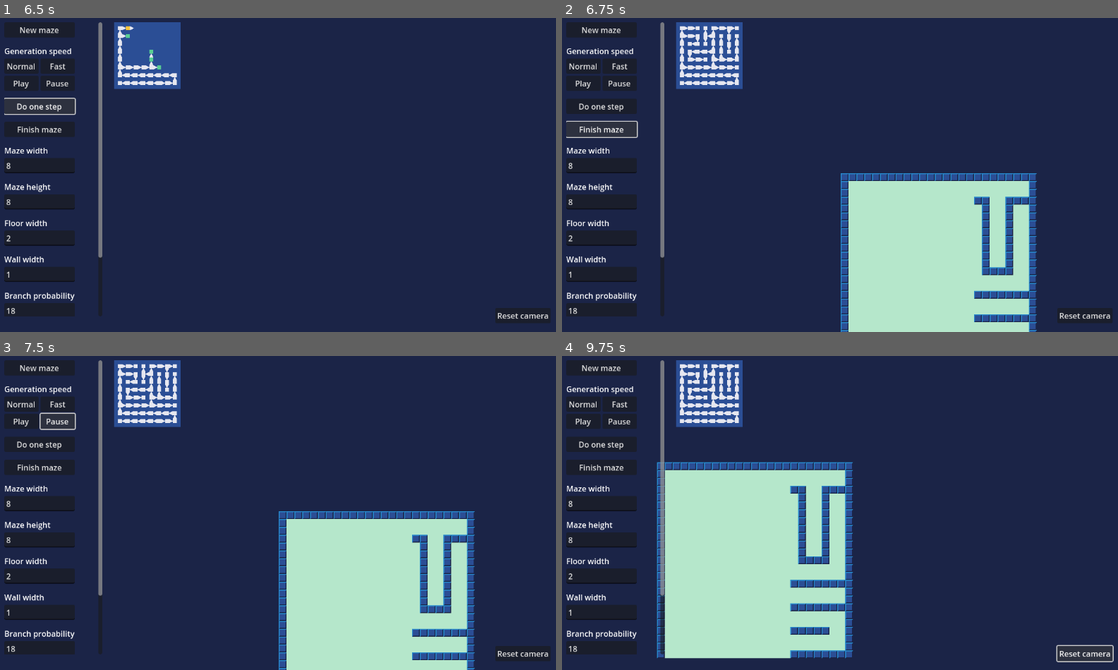
Above: before the commit, frames 1-4 (two rows, left to right).
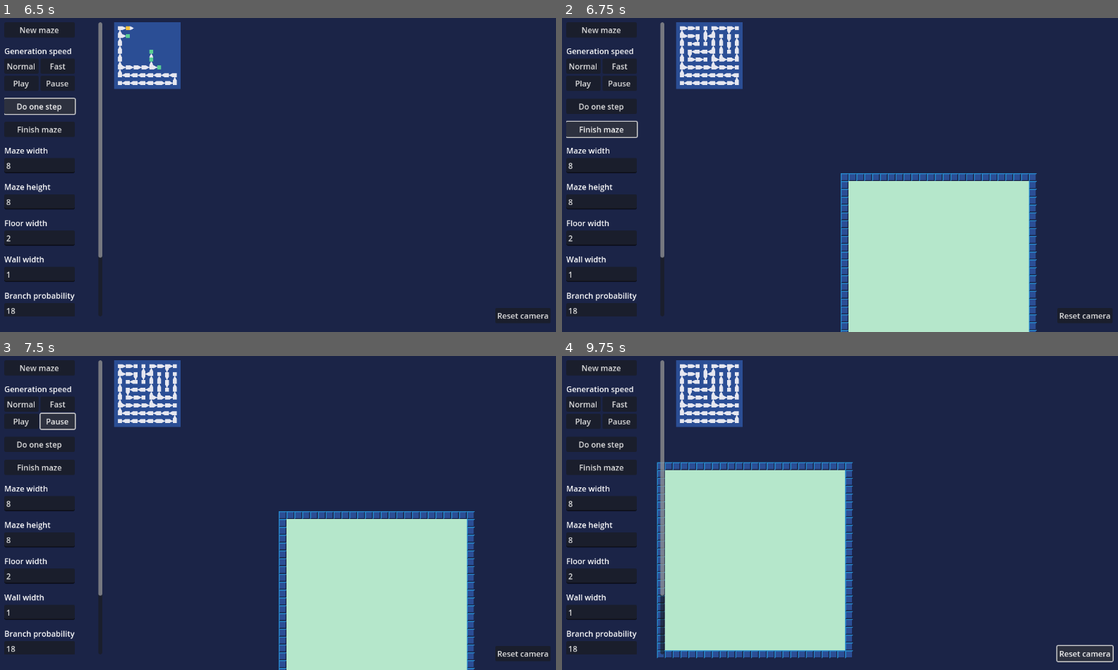
Above: after the commit, the same moments.

Repository: Kobefir/maze-generation
Game: Godot game, scene res://world.tscn
Same seed, same stepped clock (60 frames per second), same inputs: the game is played once before the commit and once after it.
Inputs:
- Up to frame 1 (6.5 s): click "New maze" at 0.5 s; click "New maze" at 1.25 s; click "Normal" at 2 s; click "Normal" at 2.75 s; click "Play" at 3.5 s; click "Play" at 4.25 s; click "Fast" at 5 s; click "Do one step" at 5.75 s
- Up to frame 2 (6.75 s): click "Finish maze" at 6.5 s
- Up to frame 3 (7.5 s): click "Pause" at 7.25 s
- Up to frame 4 (9.75 s): click "Reset camera" at 8 s; hold D (right) 8.78-9.53 s; hold S (down) from 9.53 s (still down)

Frame 1 is identical in both runs. In frame 2, 1.4% of the frame differs, in the area x 74-85%, y 56-97%; in frame 3, 1.4%; in frame 4, 2.2%, in the area x 18-52%, y 41-97%.

Commit message:
Updated maze_transformer.gd

Diff:
--- a/maze_transformer.gd
+++ b/maze_transformer.gd
@@ -17,10 +17,10 @@
 		params: Dictionary[StringName, int],
 		_maze: Dictionary[Vector2i, CellularAutomata.Cell]) -> void:
 	# Save all of the "cells" in the TileMap, excluding the outermost walls
-	var cells_width: int = (params[&"maze_width"] * (params[&"wall_size"] - 1)) \
-			+ (params[&"maze_width"] * params[&"floor_size"])
+	var cells_width: int = (params[&"maze_width"] * params[&"wall_size"]) \
+			+ (params[&"maze_width"] * params[&"floor_size"]) - params[&"wall_size"]
 	var cells_height: int = (params[&"maze_height"] * params[&"wall_size"]) \
-			+ (params[&"maze_height"] * params[&"floor_size"])
+			+ (params[&"maze_height"] * params[&"floor_size"]) - params[&"wall_size"]
 	var cells_origin := Vector2i(params[&"wall_size"], params[&"wall_size"])
 	maze.fill_rect(cells_origin, cells_width, cells_height, FLOOR)
 	for x in range(4):
